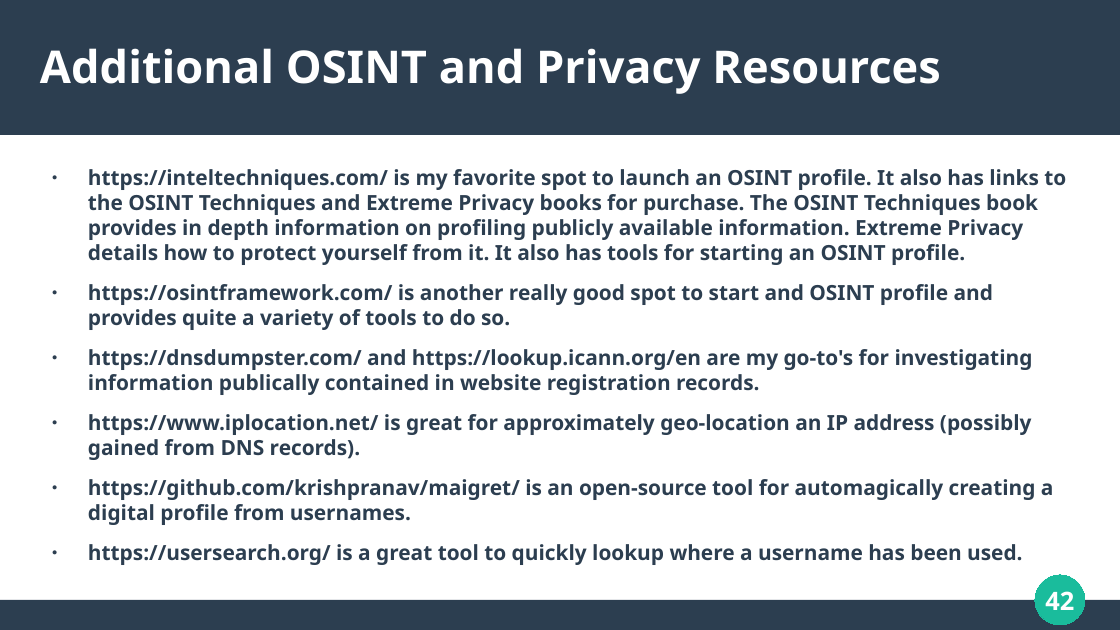
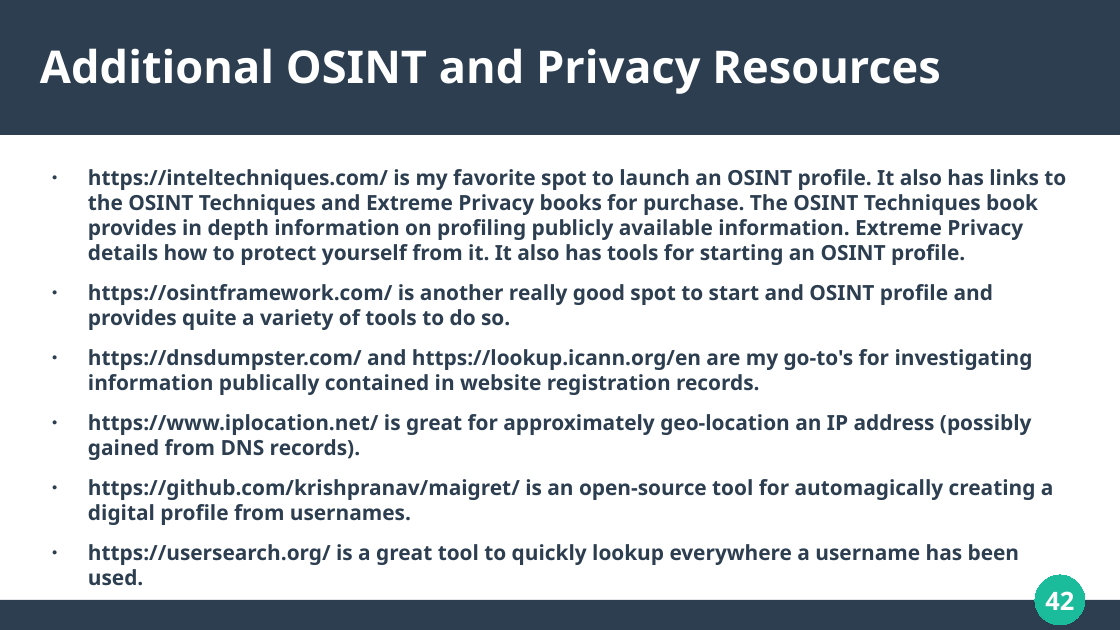
Before and after one commit to RealAsira/OwnYourOSINT, a slide deck: slide 42 of Own Your OSINT.odp. Drawn at 1120x630 pixels with LibreOffice and Linux fonts; fonts in the diff are those of the drawing. Boxes give left, top, right and bottom in pixels: in the first picture for what was removed or moved away, otherwise in the second. Text is boxed around its words. In the diff, an @@ line names an element or a change of style, - is before the commit and + after.

Commit message:
Slides: all remaining planned slides, SSL, mobile forensics, OSINT, etc

```diff
--- a/Own Your OSINT.odp
+++ b/Own Your OSINT.odp
@@ text at <box>88,544,1020,586</box>: text changed @@
-● https://usersearch.org/ is a great tool to quickly lookup where a username has been used.
+● https://usersearch.org/ is a great tool to quickly lookup everywhere a username has been used.
```
Also in this commit, not shown: 6 other slides changed, 2 slides added, 2 slides removed.
